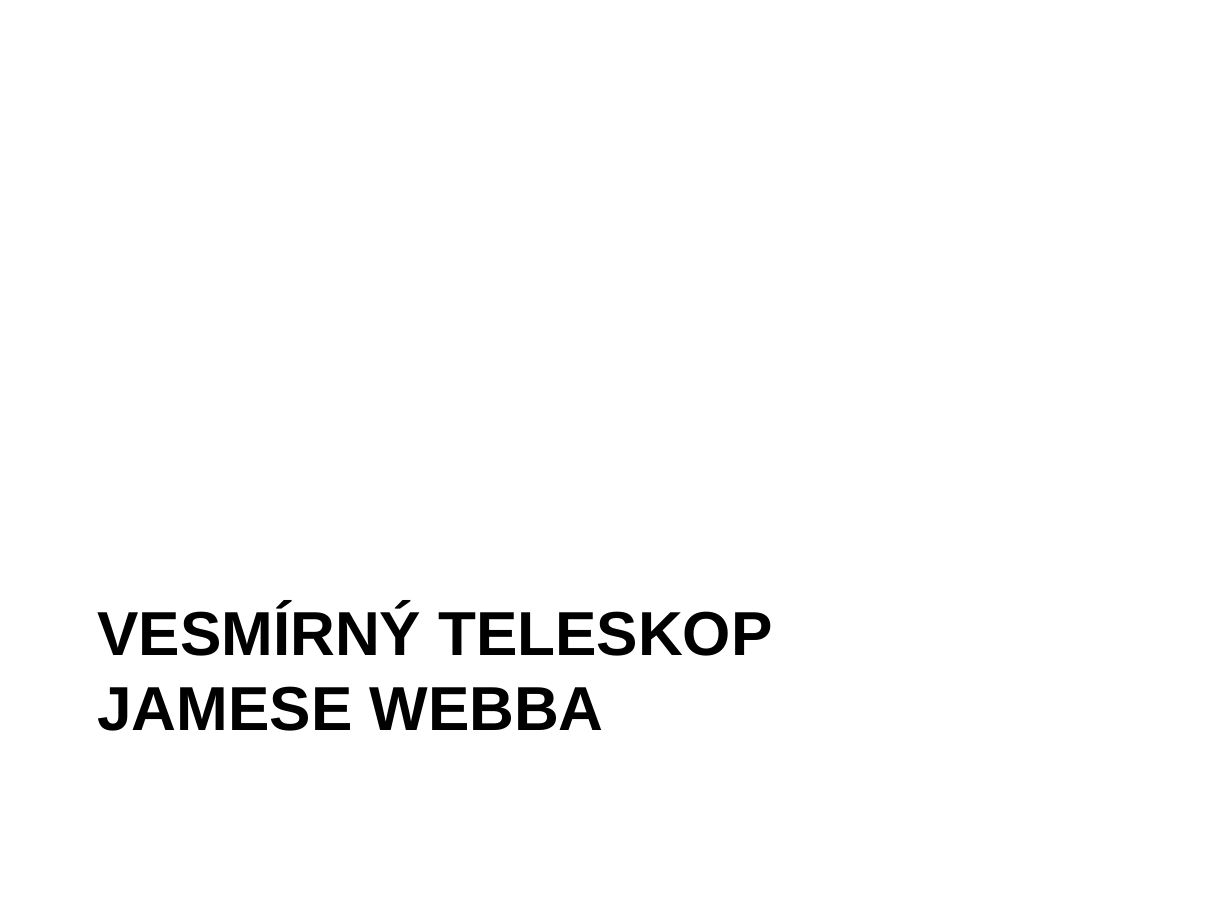
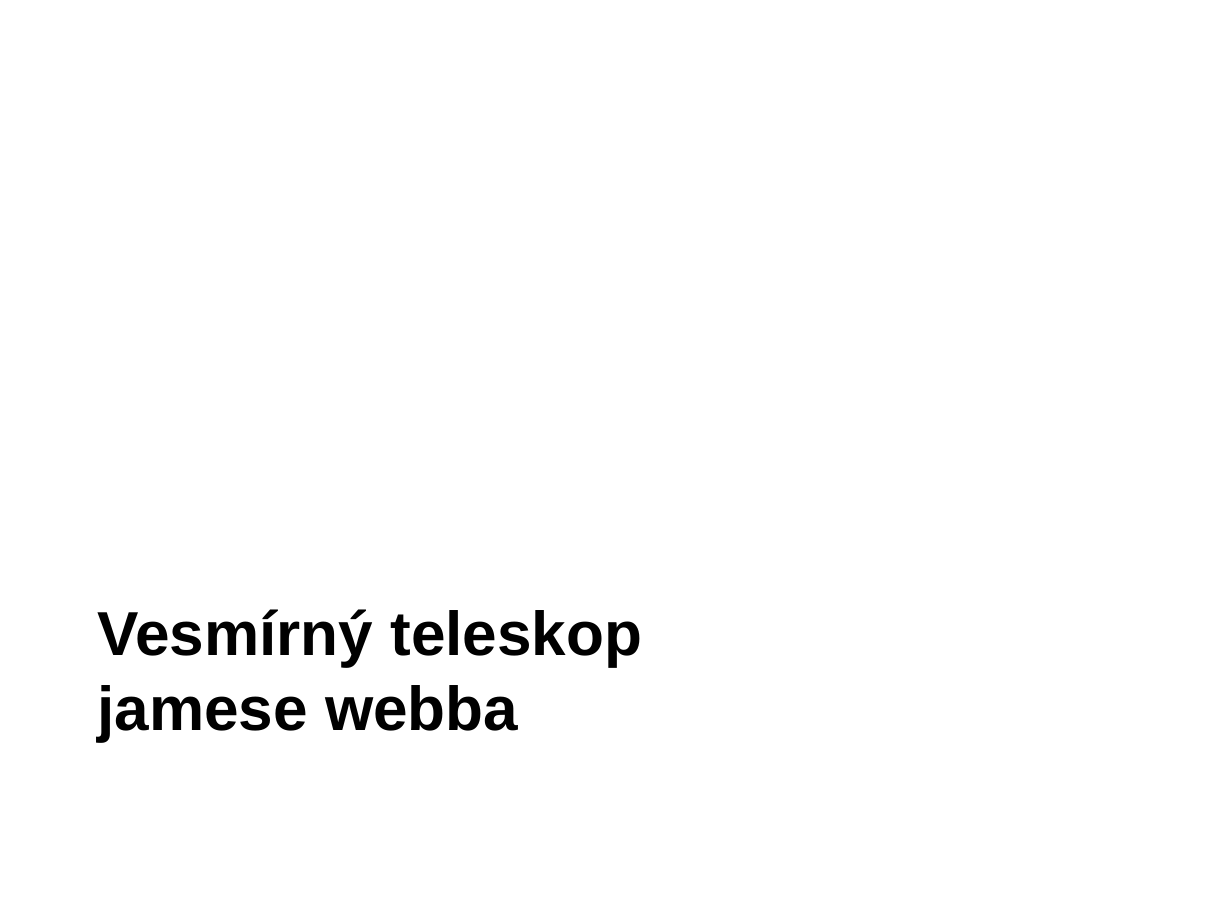
Before and after one commit to fast4shoot/FYO2015, a slide deck: slide 10 of slides/teleskopy.pptx (slide 4 before the commit). Drawn at 1232x924 pixels with LibreOffice and Linux fonts; fonts in the diff are those of the drawing; background and template pictures are left out. Boxes give left, top, right and bottom in pixels: in the first picture for what was removed or moved away, otherwise in the second. Text is boxed around its words. In the diff, an @@ line names an element or a change of style, - is before the commit and + after.

```diff
--- a/slides/teleskopy.pptx
+++ b/slides/teleskopy.pptx
@@ text at (x1=97, y1=609, x2=642, y2=741): text changed @@
-VESMÍRNÝ TELESKOP
-JAMESE WEBBA
+Vesmírný teleskop
+jamese webba
```
Also in this commit, not shown: 8 other slides changed, 7 slides added, 1 slide removed, 5 other files.
